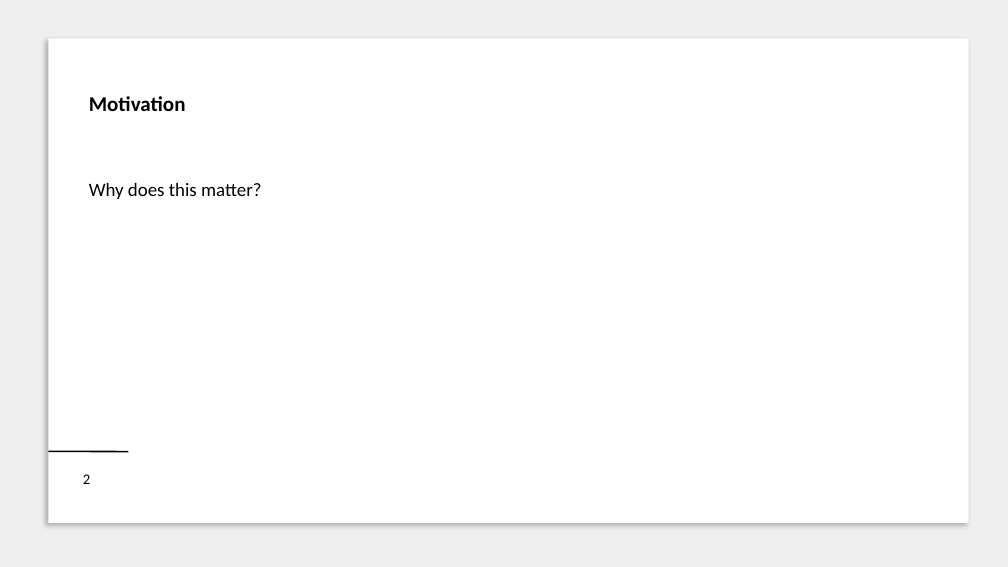
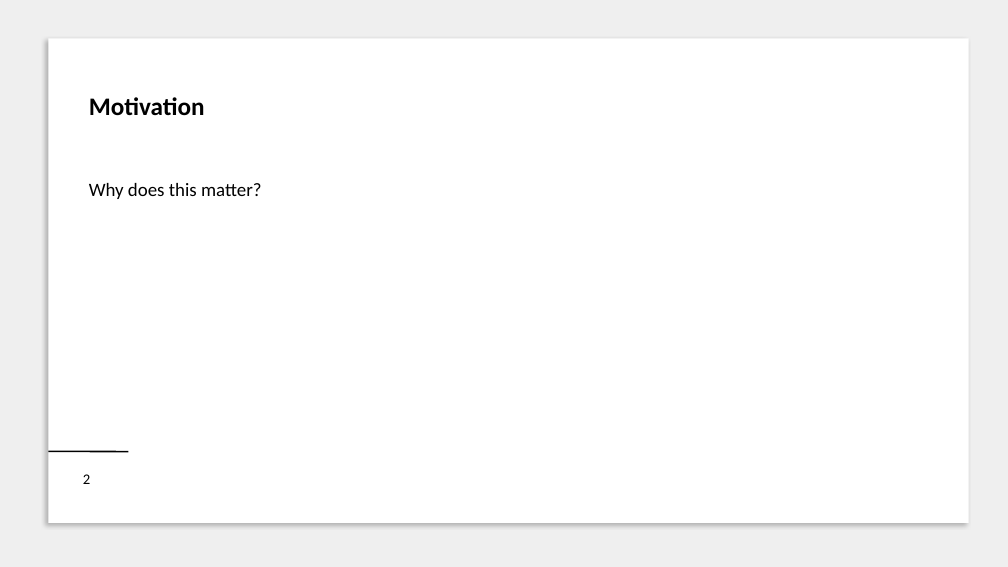
Before and after one commit to RicPu/NetworkSecurityProject, a slide deck: slide 2 of presentation/Presentation.pptx. Drawn at 1008x567 pixels with LibreOffice and Linux fonts; fonts in the diff are those of the drawing. Boxes give left, top, right and bottom in pixels: in the first picture for what was removed or moved away, otherwise in the second. Text is boxed around its words. In the diff, an @@ line names an element or a change of style, - is before the commit and + after.

```diff
--- a/presentation/Presentation.pptx
+++ b/presentation/Presentation.pptx
@@ text "Motivation" at box(89, 97, 205, 116): size 20 to 24 pt @@
```
Also in this commit, not shown: 3 other slides changed.
